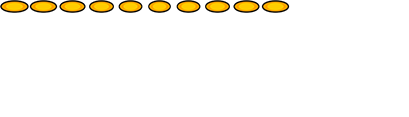
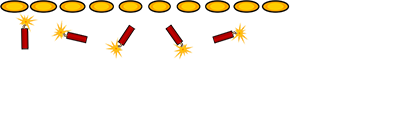
Two versions of the same layered image (409x117). Layer-by-layer changes:
added layer "Bomb-(5)" above "Bomb-(4)" over [212, 22, 249, 45]
added layer "Bomb-(4)" above "Bomb-(3)" over [165, 24, 194, 60]
added layer "Bomb-(3)" above "Bomb-(2)" over [105, 24, 136, 59]
added layer "Bomb-(2)" above "Bomb-(1)" over [51, 19, 88, 44]
added layer "Bomb-(1)" above "YellowScale__009" over [15, 13, 39, 50]
